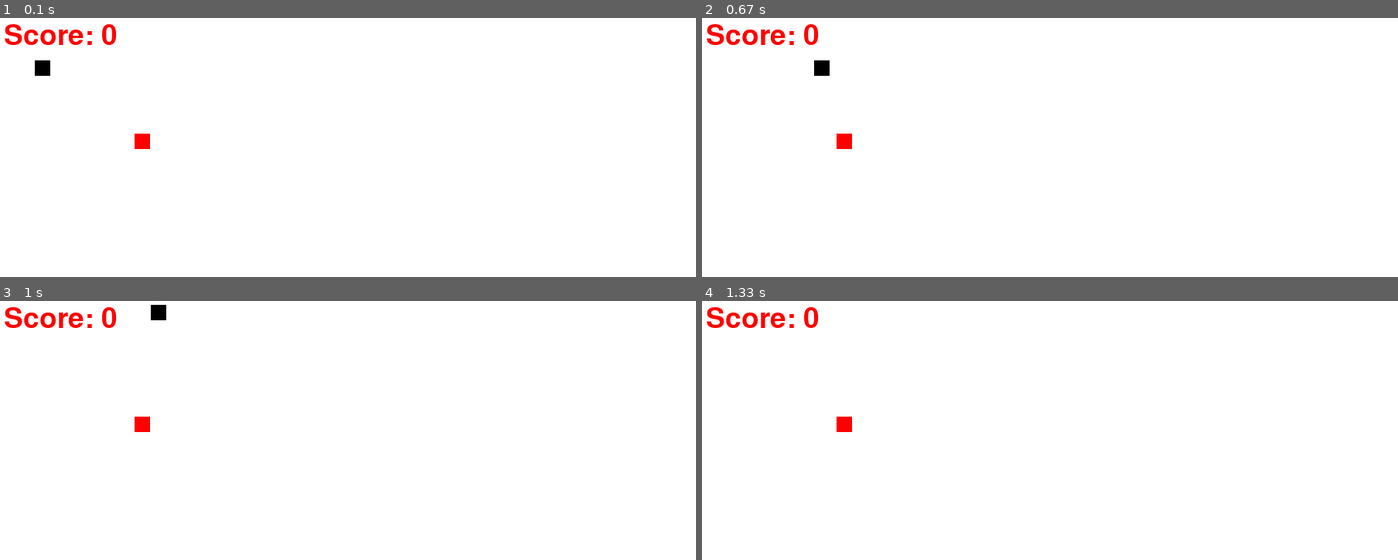
Above: before the commit, frames 1-4 (two rows, left to right).
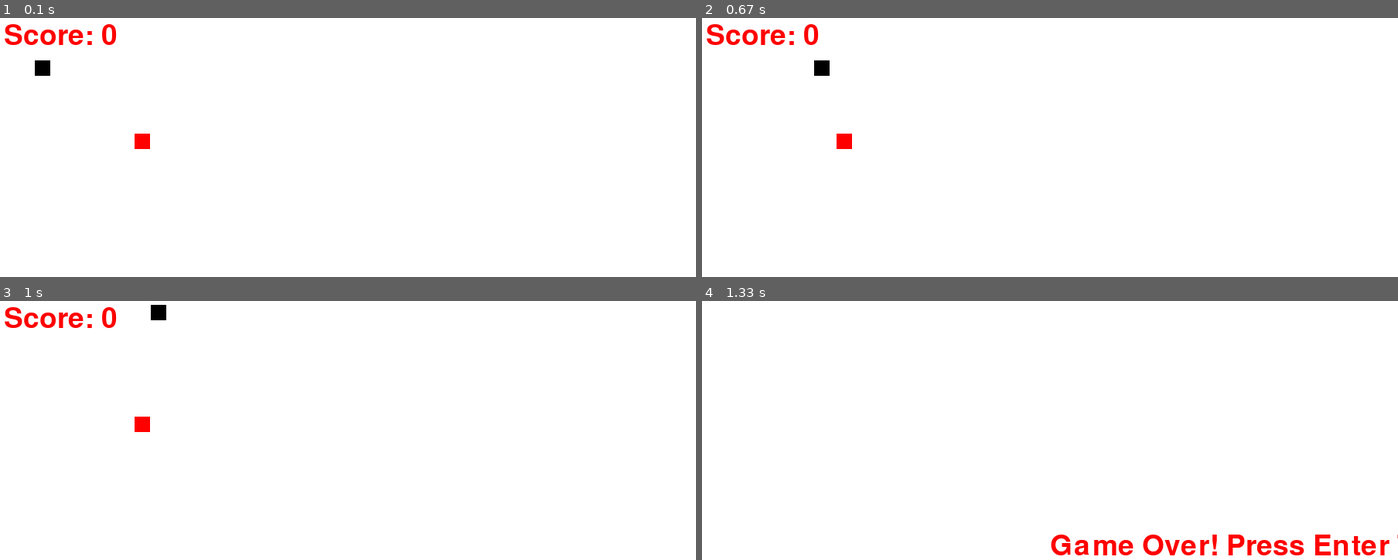
Above: after the commit, the same moments.

Repository: chirag-soni23/Snake-game--Pygame-
Game: pygame game, started from SnakeGame.py
The game is run twice, just before and just after one commit, with the same random seed, the same clock (stepped at 60 frames per second) and the same inputs.
Inputs:
- Up to frame 1 (0.1 s): no input
- Up to frame 2 (0.67 s): hold Right from 0.33 s (still down)
- Up to frame 3 (1 s): release Right at 0.8 s; hold Up from 0.83 s (still down)
- Up to frame 4 (1.33 s): release Up at 1.13 s; tap Enter at 1.17 s

Frames 1-3 are identical in both runs. In frame 4, 2.4% of the frame differs, in the area x 0-100%, y 2-99%.

Commit message:
snake game

Diff:
--- a/SnakeGame.py
+++ b/SnakeGame.py
@@ -49,47 +49,62 @@
 
 # creating a game loop
 while not exit_game:
-    for event in pygame.event.get():
-        if event.type == pygame.QUIT:
-            exit_game = True
-        if event.type == pygame.KEYDOWN:
-            if event.key == pygame.K_RIGHT:
-                velocity_x = init_velocity
-                velocity_y = 0
-            if event.key == pygame.K_LEFT:
-                velocity_x = -init_velocity
-                velocity_y = 0
-            if event.key == pygame.K_UP:
-                velocity_y = -init_velocity
-                velocity_x = 0
-            if event.key == pygame.K_DOWN:
-                velocity_y = init_velocity
-                velocity_x = 0
+
+    if game_over:
+        gameWindow.fill(white)
+        text_screen("Game Over! Press Enter To Continue",red,screen_width/2,screen_height/2)
+        for event in pygame.event.get():
+            if event.type == pygame.QUIT:
+                exit_game = True
+            if event.type == pygame.KEYDOWN:
+                if event.key == pygame.K_RETURN:
+                    pass
+    else:
+        for event in pygame.event.get():
+            if event.type == pygame.QUIT:
+                exit_game = True
+            if event.type == pygame.KEYDOWN:
+                if event.key == pygame.K_RIGHT:
+                    velocity_x = init_velocity
+                    velocity_y = 0
+                if event.key == pygame.K_LEFT:
+                    velocity_x = -init_velocity
+                    velocity_y = 0
+                if event.key == pygame.K_UP:
+                    velocity_y = -init_velocity
+                    velocity_x = 0
+                if event.key == pygame.K_DOWN:
+                    velocity_y = init_velocity
+                    velocity_x = 0
 
 
-    snake_x += velocity_x
-    snake_y += velocity_y
+        snake_x += velocity_x
+        snake_y += velocity_y
 
-    if abs(snake_x - food_x) < 6 and abs(snake_y - food_y) < 6:
-        score += 1
-        food_x = random.randint(20, int(screen_width / 2))
-        food_y = random.randint(20, int(screen_height / 2))
-        snk_length += 5
+        if abs(snake_x - food_x) < 6 and abs(snake_y - food_y) < 6:
+            score += 1
+            food_x = random.randint(20, int(screen_width / 2))
+            food_y = random.randint(20, int(screen_height / 2))
+            snk_length += 5
 
-    gameWindow.fill(white)
-    text_screen("Score: "+str(score*10),red,5,5)
-    # snake food
-    pygame.draw.rect(gameWindow,red,[food_x,food_y,snake_size,snake_size])
-    # snake head
-    head = []
-    head.append(snake_x)
-    head.append(snake_y)
-    snk_list.append(head)
+        gameWindow.fill(white)
+        text_screen("Score: "+str(score*10),red,5,5)
+        # snake food
+        pygame.draw.rect(gameWindow,red,[food_x,food_y,snake_size,snake_size])
+        # snake head
+        head = []
+        head.append(snake_x)
+        head.append(snake_y)
+        snk_list.append(head)
 
-    if len(snk_list)>snk_length:
-        del snk_list[0]
-    # pygame.draw.rect(gameWindow,black,[snake_x,snake_y,snake_size,snake_size])
-    plot_snake(gameWindow,black,snk_list,snake_size)
+        if len(snk_list)>snk_length:
+            del snk_list[0]
+
+        # game over
+        if snake_x < 0 or snake_x > screen_width or snake_y < 0 or snake_y > screen_height:
+            game_over = True
+        # pygame.draw.rect(gameWindow,black,[snake_x,snake_y,snake_size,snake_size])
+        plot_snake(gameWindow,black,snk_list,snake_size)
     pygame.display.update()
     clock.tick(fps)
 
--- /dev/null
+++ b/tempCodeRunnerFile.py
@@ -0,0 +1,15 @@
+    pygame.init()
+
+    # colors
+    white = (255,255,255)
+    red = (255,0,0)
+    black = (0,0,0)
+
+
+    screen_width = 900
+    screen_height = 600
+
+    # creating window
+    gameWindow = pygame.display.set_mode((screen_width,screen_height))
+    pygame.display.set_caption("Snake Game")
+    pygame.display.update()
